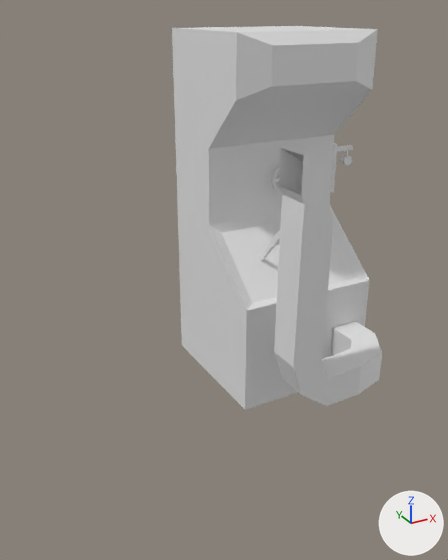
One commit to the Blender file Tools/Models/Misc/hpowersrc.blend: the scene before it, then after it.
Camera for both pictures: a camera (50 mm lens) standing at (-42.3, -63.4, 45.4) and looking at (-11.0, -6.4, 17.0). The lights are fixed; the arrows at lower right show +X, +Y and +Z.
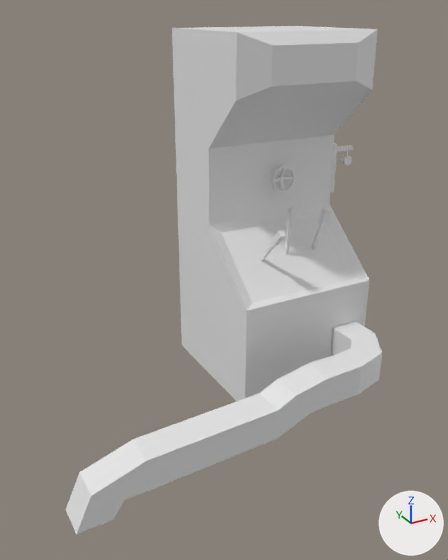
The newer file is also turned or shifted as a whole; pictures and numbers use the older file's frame.

Pixel boxes [x1, y1, x2, y2] of what changed, in the pictures (448 x 560 px; the box of a moved part takes in the faces that stretch with it):
'Cube', reshaped (50% wider, 32% taller): before [172, 26, 382, 410]; after [66, 26, 382, 535]
part 1 of me_cube, moved or reshaped: before [274, 148, 333, 406]; after [66, 363, 329, 535]

Diff of the bpy script that builds the scene:
```diff
--- a/Tools/Models/Misc/hpowersrc.blend.py
+++ b/Tools/Models/Misc/hpowersrc.blend.py
@@ me_cube @@
 # used by ob_cube; location = (0.0, -7.6, 0.0); rotation_euler = (0.0, 0.0, -1.571), in degrees (0, 0, -90)
-me_cube.from_pydata(...)  # 222 vertices, 208 faces; spans x -16.9..10.7, y -9.4..12.6, z 0.1..43.2
+me_cube.from_pydata(...)  # 222 vertices, 208 faces; spans x -16.9..10.7, y -33.3..12.6, z 0.1..43.2
+# me_cube part 1: 20 of 222 vertices moved; they spanned x 6.8..10.7, y -9.4..-5.0, z 7.2..33.3 and now span x 6.8..10.7, y -33.3..-6.4, z 0.1..7.4; mean shift (0.0, -13.5, -18.0); largest move (7.0, -9.4, 33.3) -> (7.0, -33.3, 0.1)
```
